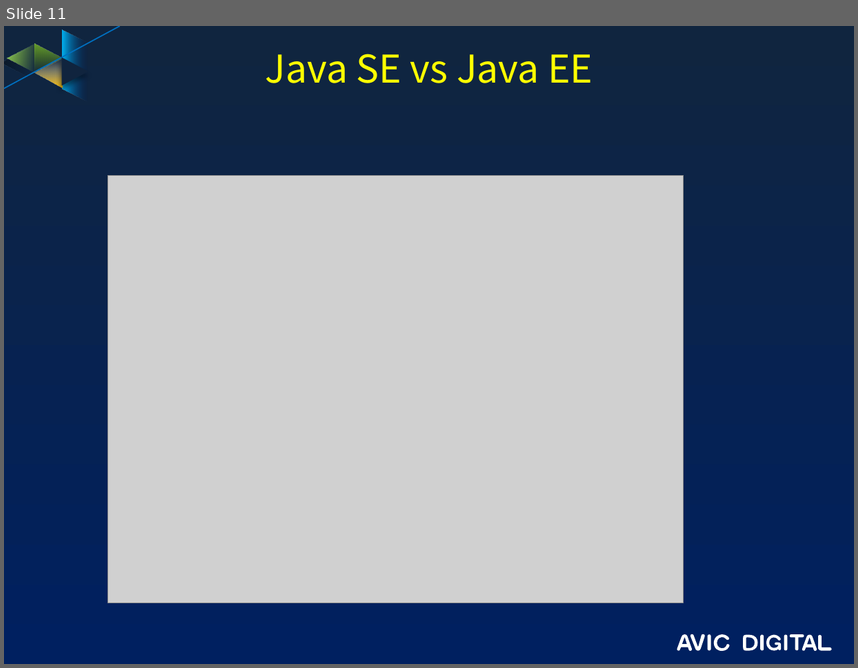
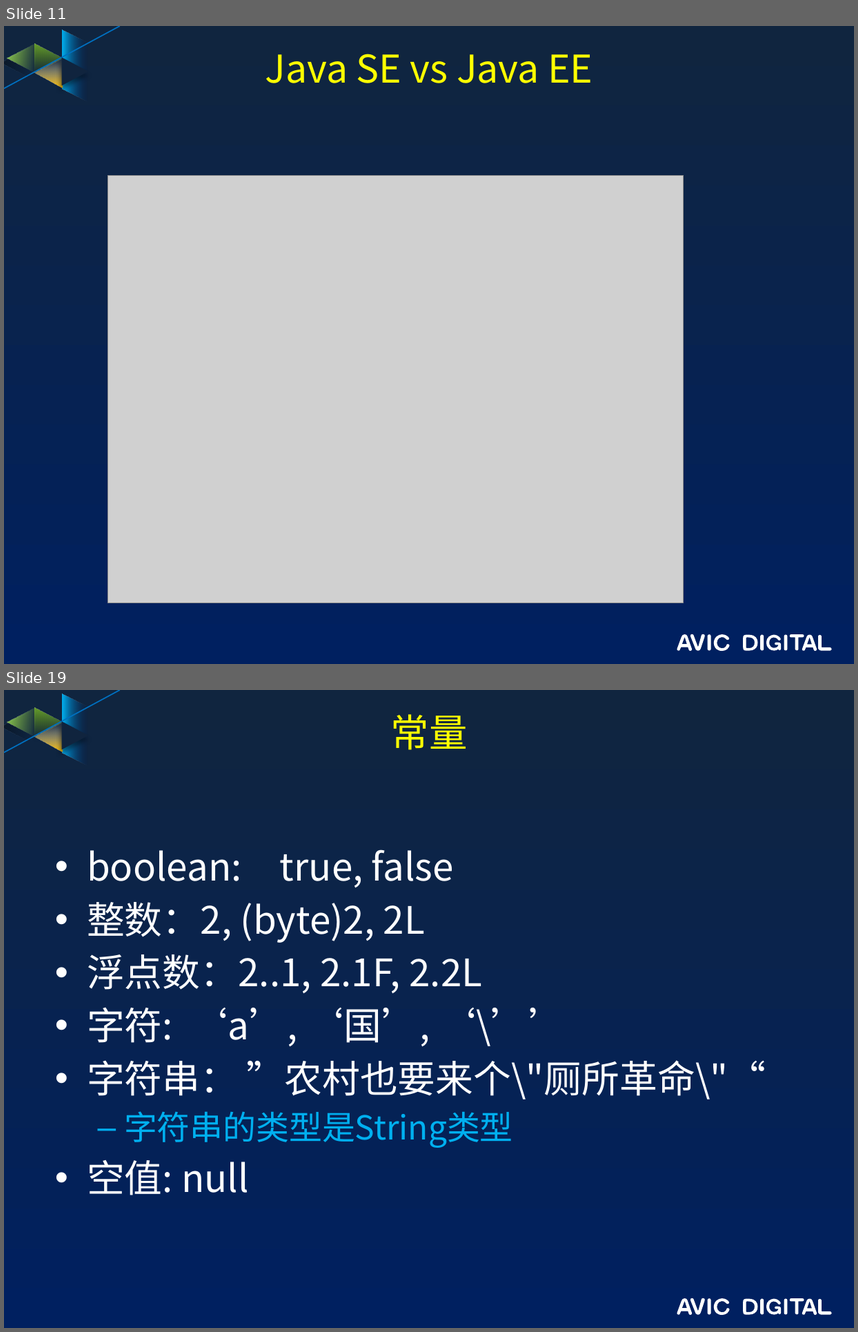
Before and after one commit to guofengzh/java-way, a slide deck: docs/java-概述.pptx. Shown one above the other, each under a label of ours: slide 11 before the commit, slides 11 and 19 after it; the slides between them are not shown. The pictures are 858x668 and 858x1332 pixels, drawn with LibreOffice and Linux fonts; fonts in the diff are those of the drawing; grey boxes stand for pictures; background and template pictures are left out. Boxes give left, top, right and bottom in pixels: in the first picture for what was removed or moved away, otherwise in the second. Text is boxed around its words. In the diff, an @@ line names an element or a change of style, - is before the commit and + after.

```diff
--- a/docs/java-概述.pptx
+++ b/docs/java-概述.pptx
@@ slide 19 added at (4,690,854,1328), background gradient #10253F to #002060; not listed: 17 template elements that a slide beside it also shows @@
@@ title added at (391,714,468,750), 32.4 pt, text #FFFF00 @@
+常量
@@ text added at (87,849,766,1195), 32 pt, text #FFFFFF @@
+• boolean: true, false
+• 整数：2, (byte)2, 2L
+• 浮点数：2..1, 2.1F, 2.2L
+• 字符: ‘a’, ‘国’, ‘\’’
+• 字符串： ”农村也要来个\"厕所革命\"“
+  – 字符串的类型是String类型
+• 空值: null
```
Also in this commit, not shown: 19 other slides added, 1 other file.
